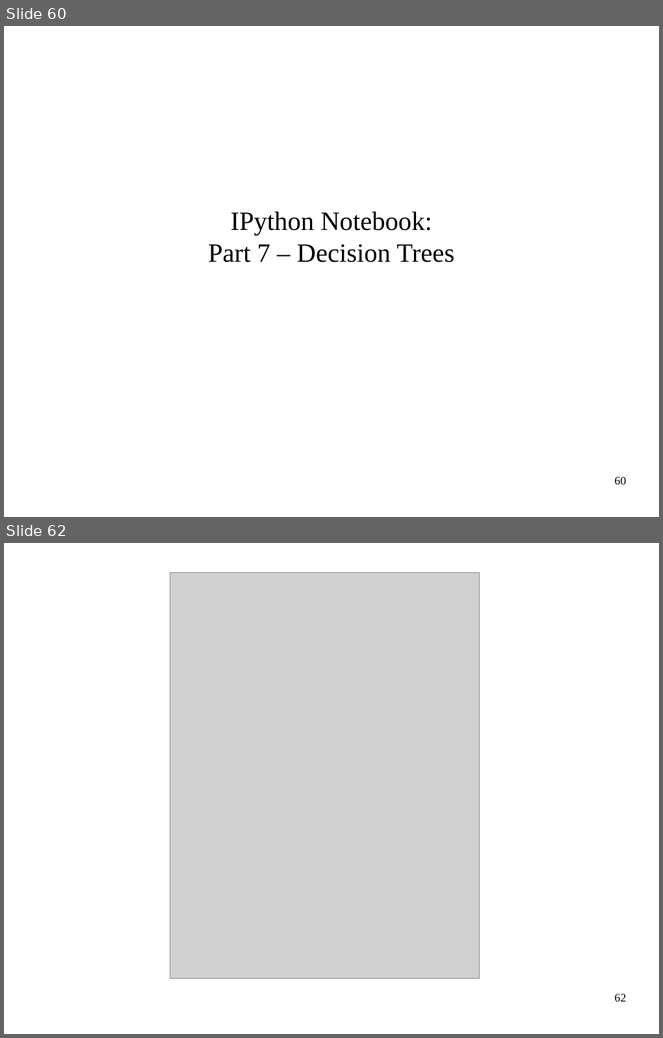
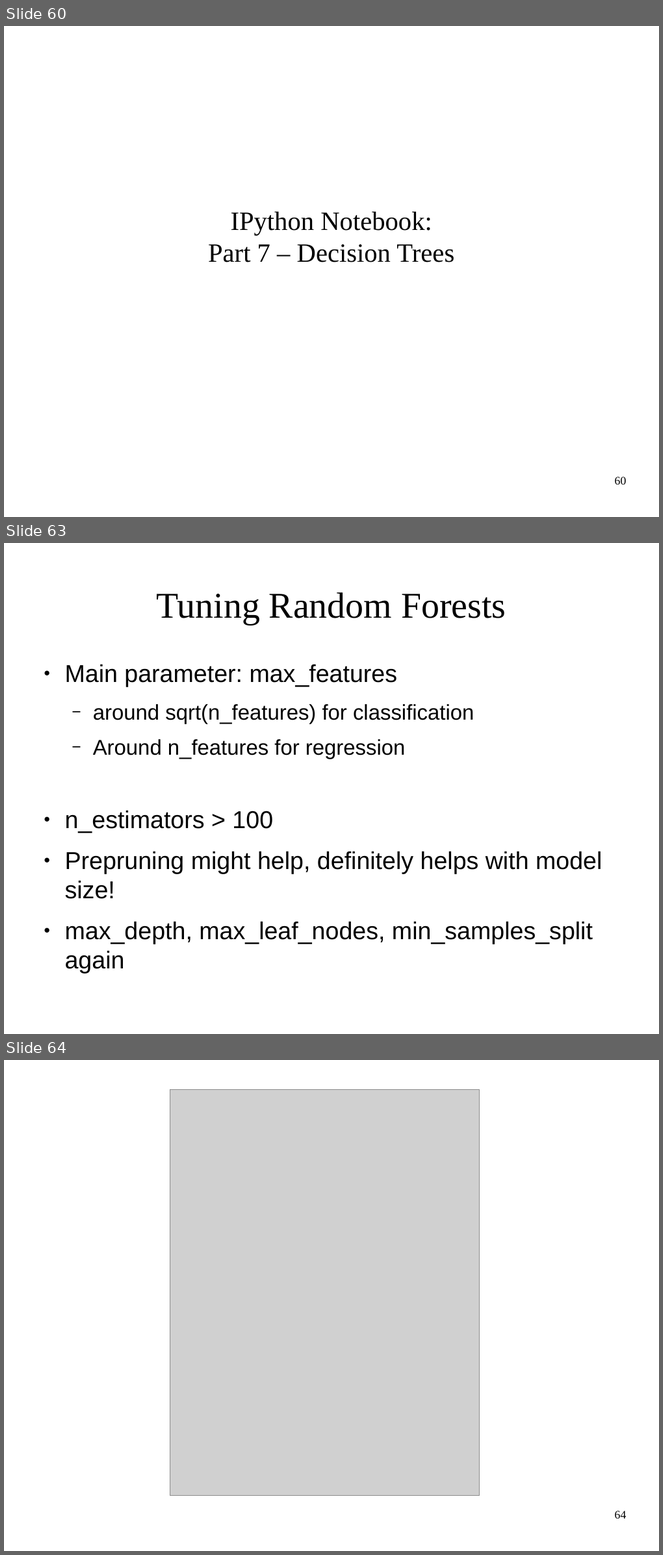
Before and after one commit to amueller/ml-workshop-1-of-4, a slide deck: intro-to-machine-learning-odsc-masterclass-2017.odp. Shown one above the other, each under a label of ours: slides 60 and 62 before the commit, slides 60, 63 and 64 after it; the slides between them are not shown. The pictures are 663x1038 and 663x1555 pixels, drawn with LibreOffice and Linux fonts; fonts in the diff are those of the drawing; grey boxes stand for pictures. Boxes give left, top, right and bottom in pixels: in the first picture for what was removed or moved away, otherwise in the second. Text is boxed around its words. In the diff, an @@ line names an element or a change of style, - is before the commit and + after.

Commit message:
add tees and forests notebooks, more slides. looks done.

```diff
--- a/intro-to-machine-learning-odsc-masterclass-2017.odp
+++ b/intro-to-machine-learning-odsc-masterclass-2017.odp
@@ slide 63 added at (4,543,659,1034), background #FFFFFF @@
@@ title added at (157,592,506,625), 44 pt, text #000000 @@
+Tuning Random Forests
@@ text added at (65,664,602,945), 29.6 pt, text #000000 @@
+● Main parameter: max_features
+  − around sqrt(n_features) for classification
+  − Around n_features for regression
+● n_estimators > 100
+● Prepruning might help, definitely helps with model size!
+● max_depth, max_leaf_nodes, min_samples_split again
@@ what was slide 62 is now slide 64 @@
@@ page number at (615,1511,627,1519): text changed @@
-62
+64
```
Also in this commit, not shown: 3 slides changed, 1 other slide added, 3 other files.
